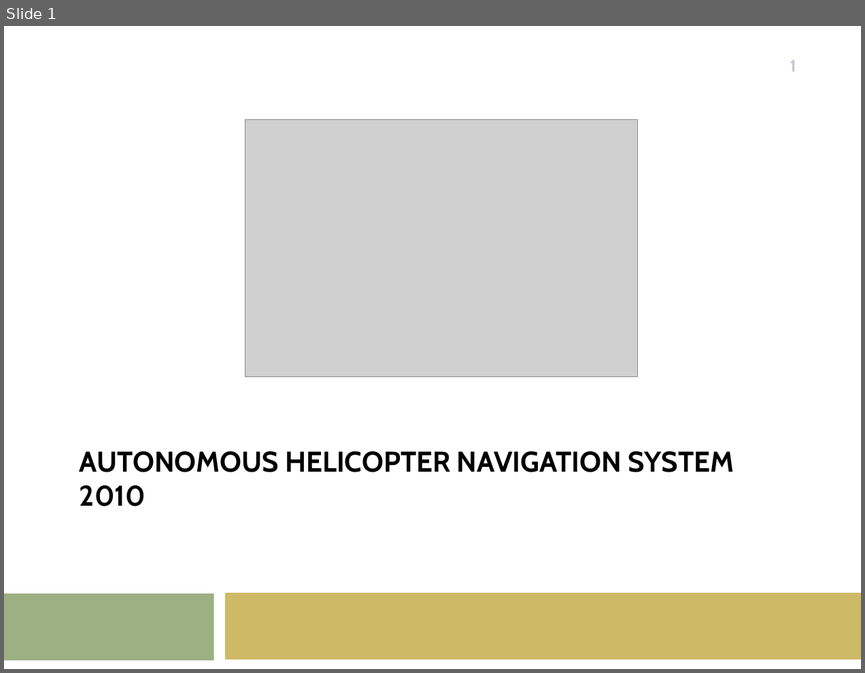
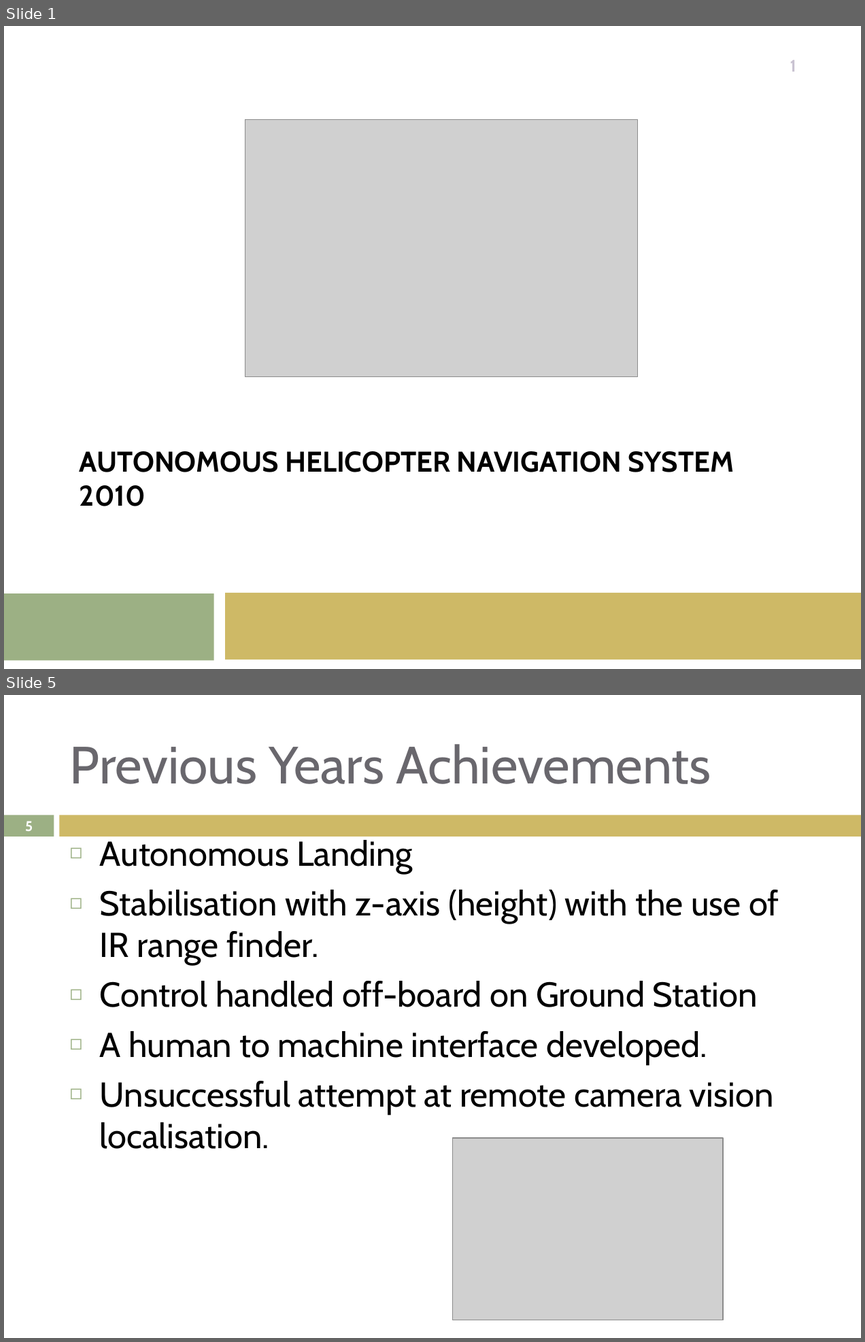
Before and after one commit to lijian8/ahns10, a slide deck: docproject/official_ahns/presentations/Hamilton_semester1.pptx. Shown one above the other, each under a label of ours: slide 1 before the commit, slides 1 and 5 after it; the slides between them are not shown. The pictures are 865x673 and 865x1342 pixels, drawn with LibreOffice and Linux fonts; fonts in the diff are those of the drawing; grey boxes stand for pictures. Boxes give left, top, right and bottom in pixels: in the first picture for what was removed or moved away, otherwise in the second. Text is boxed around its words. In the diff, an @@ line names an element or a change of style, - is before the commit and + after.

```diff
--- a/docproject/official_ahns/presentations/Hamilton_semester1.pptx
+++ b/docproject/official_ahns/presentations/Hamilton_semester1.pptx
@@ slide 5 added at (x1=4, y1=695, x2=861, y2=1338), background #FFFFFF @@
@@ title added at (x1=70, y1=744, x2=711, y2=784), 44 pt, text #69676D @@
+Previous Years Achievements
@@ rectangle added at (x1=4, y1=815, x2=54, y2=836), fill #9CB084 @@
@@ rectangle added at (x1=60, y1=815, x2=861, y2=836), fill #CEB966 @@
@@ page number added at (x1=25, y1=821, x2=33, y2=831), 11.9 pt, text #FFFFFF, bold @@
+5
@@ text added at (x1=100, y1=840, x2=779, y2=1149), 29 pt, text #000000 @@
+◻ Autonomous Landing
+◻ Stabilisation with z-axis (height) with the use of IR range finder.
+◻ Control handled off-board on Ground Station
+◻ A human to machine interface developed.
+◻ Unsuccessful attempt at remote camera vision localisation.
@@ picture added at (x1=453, y1=1138, x2=723, y2=1321) @@
```
Also in this commit, not shown: 2 slides changed, 12 other slides added, 5 slides removed.
